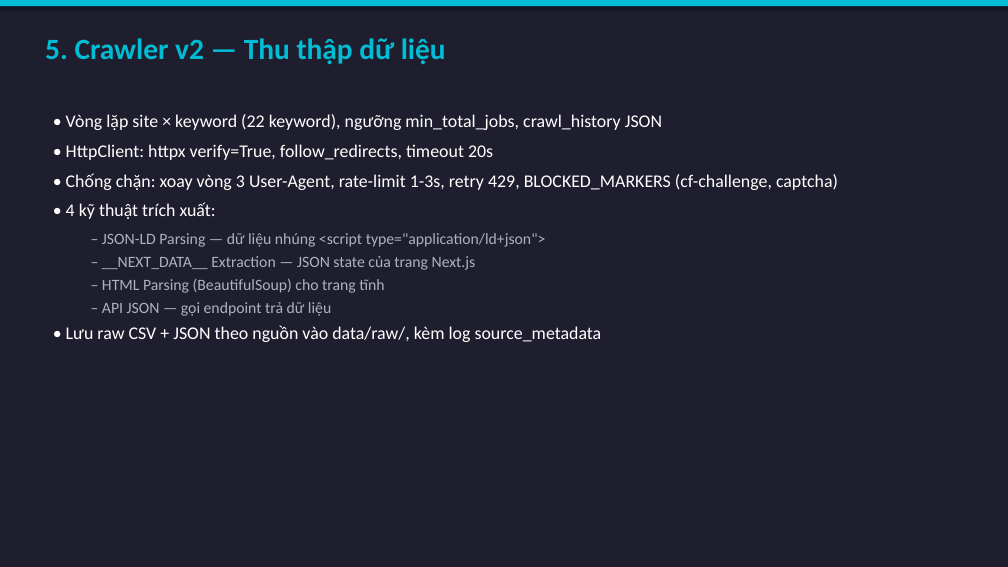
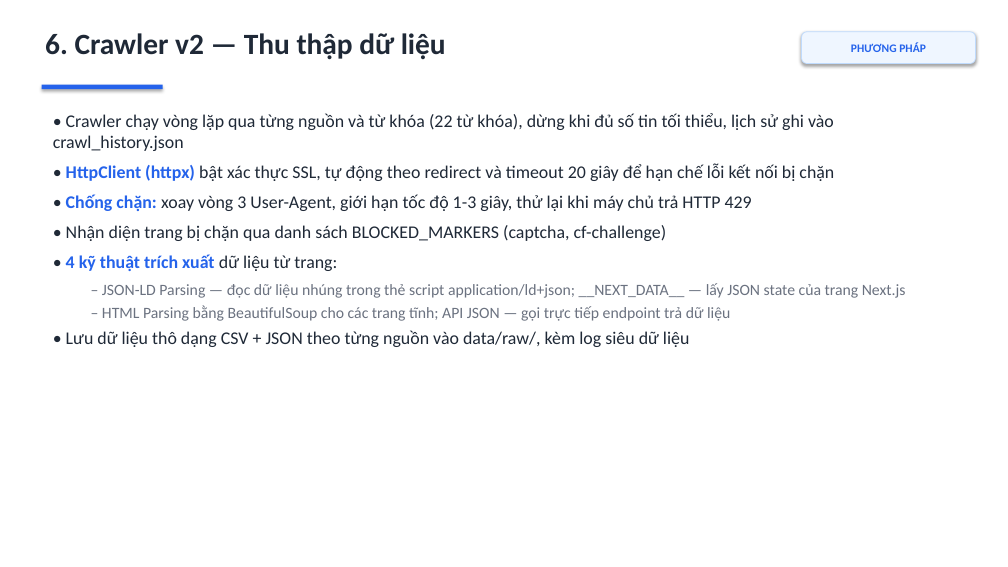
Before and after one commit to ThuyLoiLerning/KhoaHocDuLieu, a slide deck: slide 6 of reports/slides/TrinhBay_ChuyenDe4.pptx (slide 5 before the commit). Drawn at 1008x567 pixels with LibreOffice and Linux fonts; fonts in the diff are those of the drawing. Boxes give left, top, right and bottom in pixels: in the first picture for what was removed or moved away, otherwise in the second. Text is boxed around its words. In the diff, an @@ line names an element or a change of style, - is before the commit and + after.

```diff
--- a/reports/slides/TrinhBay_ChuyenDe4.pptx
+++ b/reports/slides/TrinhBay_ChuyenDe4.pptx
@@ background #1E1E2E to #FFFFFF @@
@@ rectangle removed at (0,0,1008,6) @@
@@ text at (45,33,446,60): text changed; text colour #00BCD4 to #1F2937 @@
-5. Crawler v2 — Thu thập dữ liệu
+6. Crawler v2 — Thu thập dữ liệu
@@ rounded rectangle added at (802,32,975,64), fill #EFF6FF, outline #BFDBFE 0.75 pt, 11 pt, text #2563EB, bold @@
+PHƯƠNG PHÁP
@@ rectangle added at (42,85,163,89), fill #2563EB @@
@@ text at (53,113,906,347): text changed; text colour #FFFFFF to #1F2937 @@
-• Vòng lặp site × keyword (22 keyword), ngưỡng min_total_jobs, crawl_history JSON
-• HttpClient: httpx verify=True, follow_redirects, timeout 20s
-• Chống chặn: xoay vòng 3 User-Agent, rate-limit 1-3s, retry 429, BLOCKED_MARKERS (cf-challenge, captcha)
-• 4 kỹ thuật trích xuất:
-  – JSON-LD Parsing — dữ liệu nhúng <script type="application/ld+json">
-  – __NEXT_DATA__ Extraction — JSON state của trang Next.js
-  – HTML Parsing (BeautifulSoup) cho trang tĩnh
-  – API JSON — gọi endpoint trả dữ liệu
-• Lưu raw CSV + JSON theo nguồn vào data/raw/, kèm log source_metadata
+• Crawler chạy vòng lặp qua từng nguồn và từ khóa (22 từ khóa), dừng khi đủ số tin tối thiểu, lịch sử ghi vào crawl_history.json
+• HttpClient (httpx) bật xác thực SSL, tự động theo redirect và timeout 20 giây để hạn chế lỗi kết nối bị chặn
+• Chống chặn: xoay vòng 3 User-Agent, giới hạn tốc độ 1-3 giây, thử lại khi máy chủ trả HTTP 429
+• Nhận diện trang bị chặn qua danh sách BLOCKED_MARKERS (captcha, cf-challenge)
+• 4 kỹ thuật trích xuất dữ liệu từ trang:
+  – JSON-LD Parsing — đọc dữ liệu nhúng trong thẻ script application/ld+json; __NEXT_DATA__ — lấy JSON state của trang Next.js
+  – HTML Parsing bằng BeautifulSoup cho các trang tĩnh; API JSON — gọi trực tiếp endpoint trả dữ liệu
+• Lưu dữ liệu thô dạng CSV + JSON theo từng nguồn vào data/raw/, kèm log siêu dữ liệu
```
Also in this commit, not shown: 14 other slides changed, 8 slides added, 5 slides removed, 10 other files.
